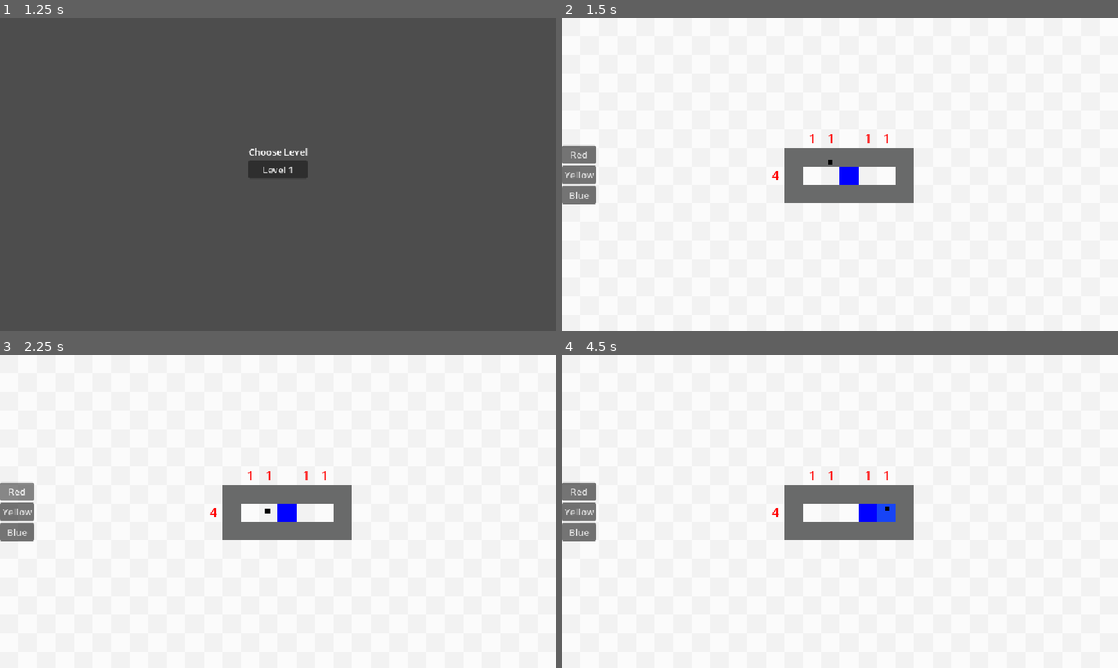
Above: before the commit, frames 1-4 (two rows, left to right).
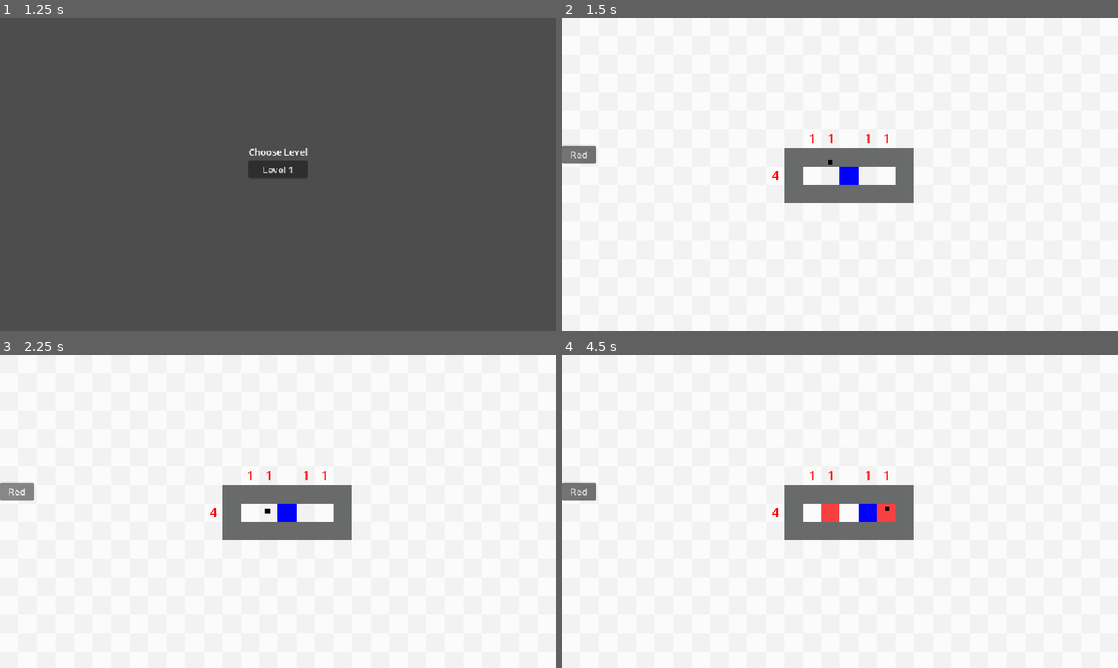
Above: after the commit, the same moments.

Repository: btoosey/Godot-Wild-Jam-99
Game: Godot game, scene res://scenes/main/main.tscn
Same seed, same stepped clock (60 frames per second), same inputs: the game is played once before the commit and once after it.
Inputs (mouse positions are in pixels of both pictures, inside the frame that each line leads up to):
- Up to frame 1 (1.25 s): click "Start Game" at 0.5 s
- Up to frame 2 (1.5 s): click "Level 1" at 1.25 s
- Up to frame 3 (2.25 s): click "Red" at 2 s
- Up to frame 4 (4.5 s): click (578, 511) at 2.75 s, where only the run before the commit has a clickable "Yellow"; click (578, 530) at 3.5 s, where only the run before the commit has a clickable "Blue"; tap Enter at 4.25 s; move the mouse to (962, 495) at 4.27 s; press the mouse at (962, 495) at 4.28 s; hold D (player_right) from 4.28 s (still down)

Frame 1 is identical in both runs. In frame 2, 0.7% of the frame differs, in the area x 0-7%, y 47-60%; in frame 3, 0.7%; in frame 4, 1.1%, in the area x 0-60%, y 47-60%.

Commit message:
FIX: only show colours on palette from puzzle

Diff:
--- a/scenes/levels/level.gd
+++ b/scenes/levels/level.gd
@@ -14,9 +14,11 @@
 func _ready() -> void:
 	level_log.log_level_state()
 	layer_buttons.change_to_colour.connect(paintbrush.set_colour)
+	layer_buttons.remove_unnecessary_paints(level_data)
 	paintbrush.solution_checked.connect(level_victory_ui.solution_checked)
 	level_victory_ui.level_select_button_pressed.connect(_on_level_select_button_pressed)
 	level_victory_ui.next_level_button_pressed.connect(_on_next_level_button_pressed)
+
 
 
 func _on_level_select_button_pressed() -> void:
--- a/scenes/levels/level001.tscn
+++ b/scenes/levels/level001.tscn
@@ -138,14 +138,17 @@
 script = ExtResource("9_lw753")
 
 [node name="Red" type="Button" parent="LevelUI/LayerButtons" unique_id=45072653]
+visible = false
 layout_mode = 2
 text = "Red"
 
 [node name="Yellow" type="Button" parent="LevelUI/LayerButtons" unique_id=392801276]
+visible = false
 layout_mode = 2
 text = "Yellow"
 
 [node name="Blue" type="Button" parent="LevelUI/LayerButtons" unique_id=1805290467]
+visible = false
 layout_mode = 2
 text = "Blue"
 
--- a/scripts/ui/game_ui/layer_buttons/layer_buttons.gd
+++ b/scripts/ui/game_ui/layer_buttons/layer_buttons.gd
@@ -1,6 +1,10 @@
 extends VBoxContainer
 
 signal change_to_colour(colour: int)
+
+@onready var red: Button = $Red
+@onready var yellow: Button = $Yellow
+@onready var blue: Button = $Blue
 
 const RED := 1
 const YELLOW := 2
@@ -17,3 +21,13 @@
 
 func _on_blue_pressed() -> void:
 	change_to_colour.emit(BLUE)
+
+
+func remove_unnecessary_paints(level_data: LevelData) -> void:
+	var values: Array = level_data.solution.values()
+	if values.has(1) or values.has(4) or values.has(6) or values.has(7):
+		red.show()
+	if values.has(2) or values.has(4) or values.has(5) or values.has(7):
+		yellow.show()
+	if values.has(3) or values.has(5) or values.has(6) or values.has(7):
+		blue.show()
